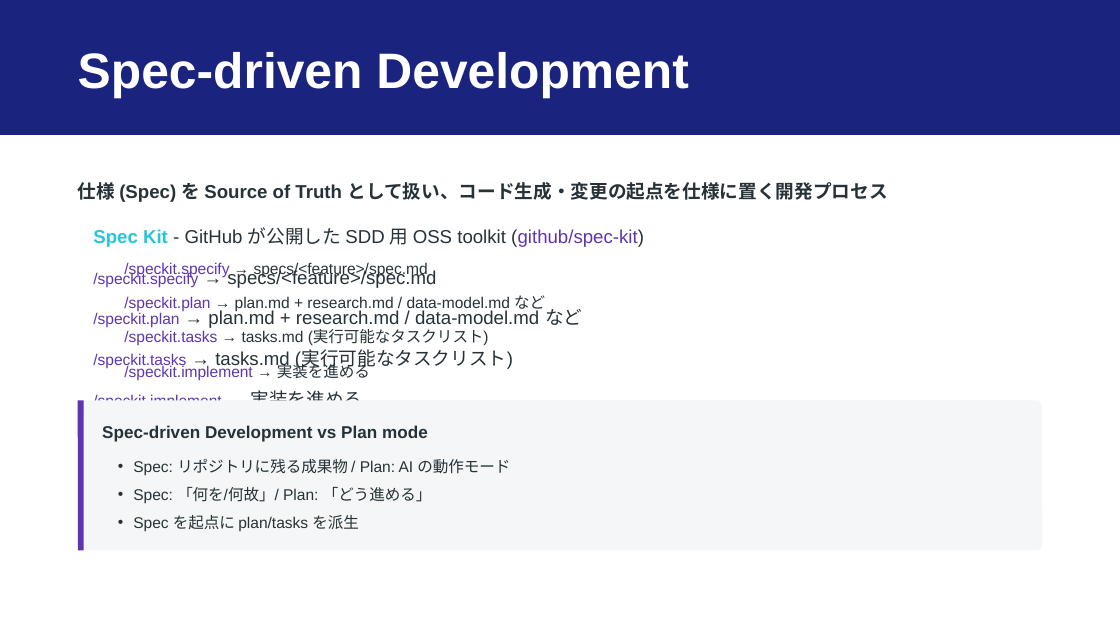
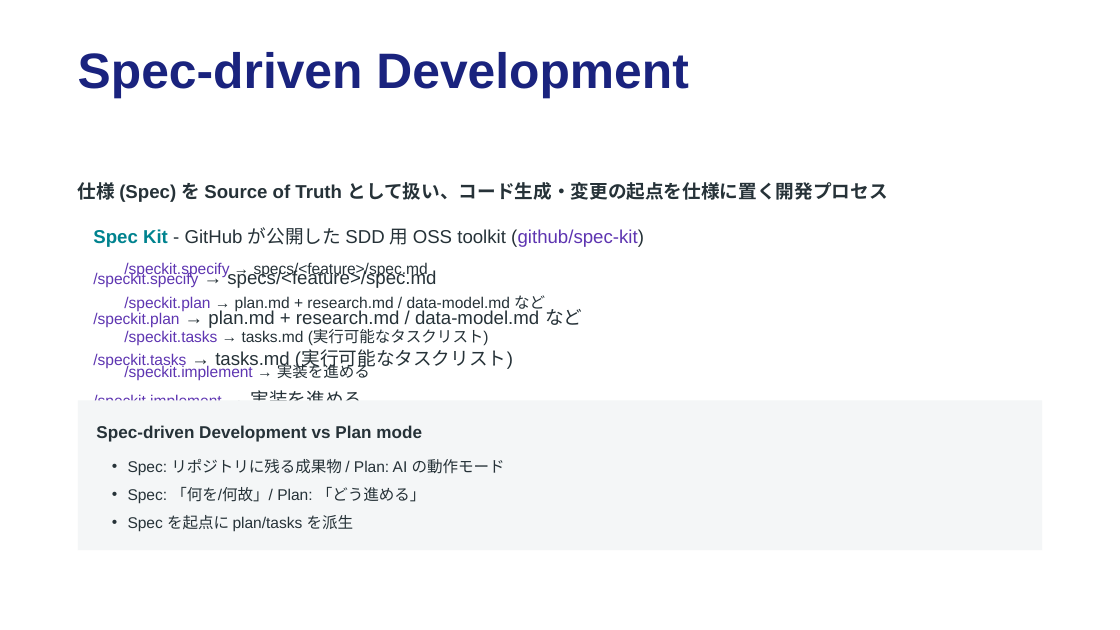
Before and after one commit to dceoy/text-to-slides-lab, a slide deck: slide 13 of workspace/github-actions-copilot.pptx. Drawn at 1120x630 pixels with LibreOffice and Linux fonts; fonts in the diff are those of the drawing. Boxes give left, top, right and bottom in pixels: in the first picture for what was removed or moved away, otherwise in the second. Text is boxed around its words. In the diff, an @@ line names an element or a change of style, - is before the commit and + after.

```diff
--- a/workspace/github-actions-copilot.pptx
+++ b/workspace/github-actions-copilot.pptx
@@ rectangle removed at (x1=0, y1=0, x2=1120, y2=134) @@
@@ text "Spec-driven Development" at (x1=78, y1=52, x2=688, y2=99): text colour #FFFFFF to #1A237E @@
@@ text at (x1=93, y1=227, x2=644, y2=247): text colour #26C6DA to #00838F in "Spec Kit" @@
@@ rectangle at (x1=77, y1=400, x2=1042, y2=550): rounded rectangle to rectangle @@
@@ line removed from (81, 400) to (81, 550) @@
@@ text "Spec-driven Development vs Plan mode" moved from (x1=102, y1=425, x2=428, y2=442) to (x1=96, y1=425, x2=422, y2=442) @@
@@ text "Spec: リポジトリに残る成果物 / Plan: AI ..." moved from (x1=133, y1=459, x2=510, y2=532) to (x1=128, y1=459, x2=505, y2=532) @@
```
Also in this commit, not shown: 13 other slides changed, 16 other files.
